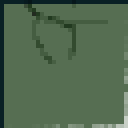
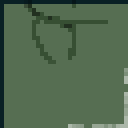
Layers edited between the first and the second 128 x 128 image:
painted on "Pasted Layer" over [28, 4, 108, 64]
painted on "Layer" over [8, 12, 128, 128]
